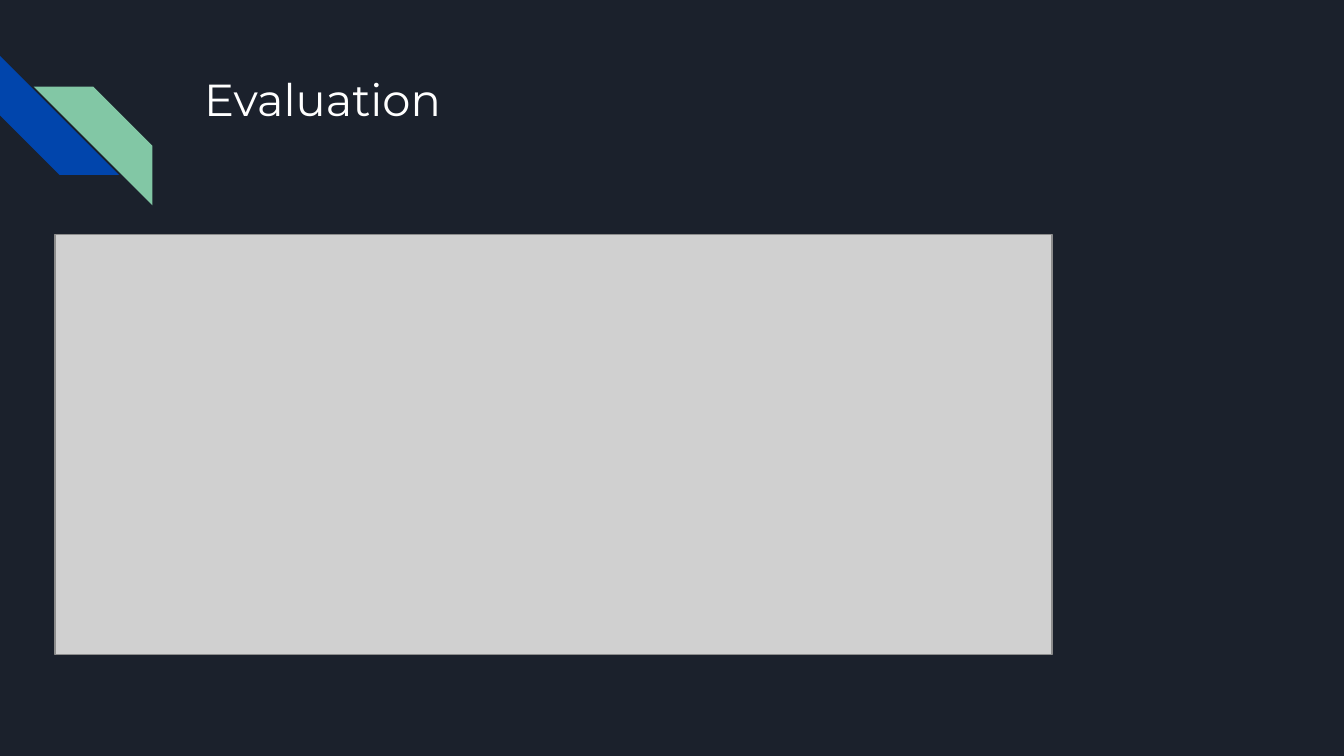
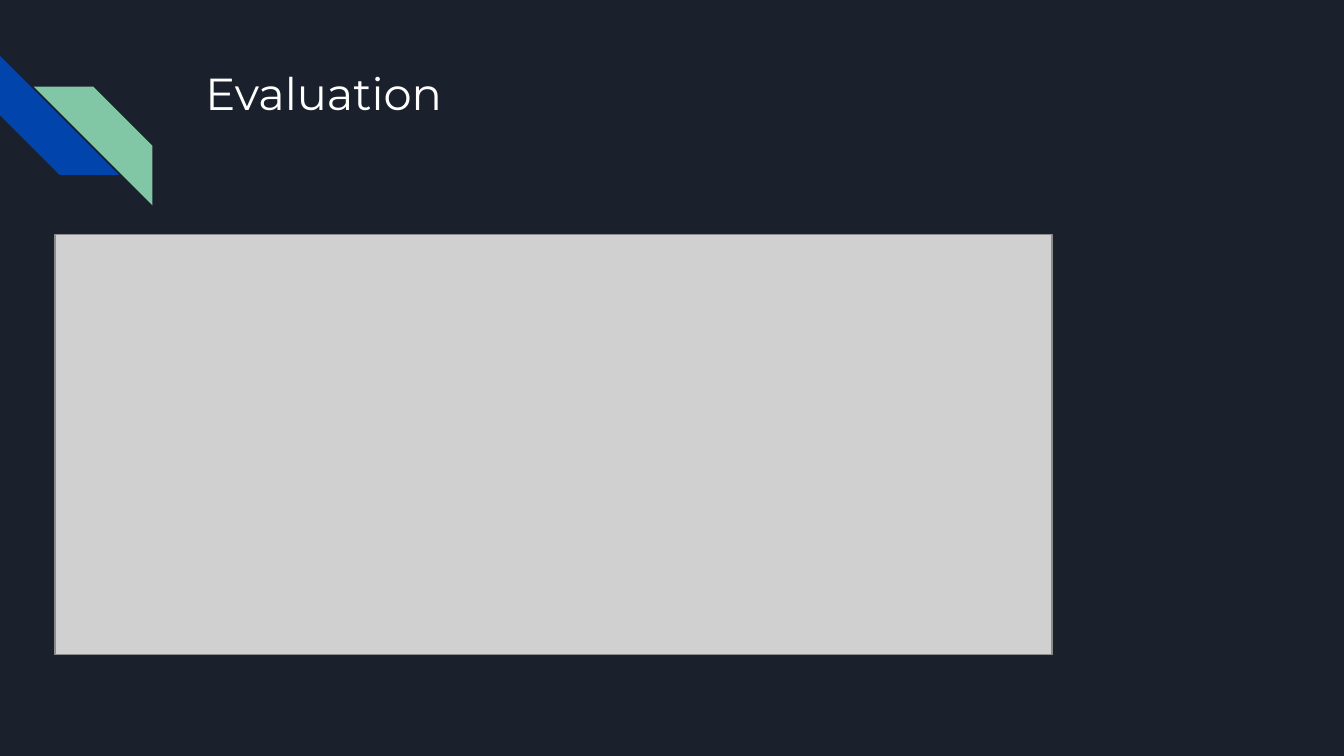
Before and after one commit to PavelKuropatin/parking-space-reservation-chatbot, a slide deck: slide 9 of presentation.pptx (slide 5 before the commit). Drawn at 1344x756 pixels with LibreOffice and Linux fonts; fonts in the diff are those of the drawing; grey boxes stand for pictures. Boxes give left, top, right and bottom in pixels: in the first picture for what was removed or moved away, otherwise in the second. Text is boxed around its words. In the diff, an @@ line names an element or a change of style, - is before the commit and + after.

```diff
--- a/presentation.pptx
+++ b/presentation.pptx
@@ title "Evaluation": place and size @@
-title "Evaluation" at [204, 82, 441, 117]
+title "Evaluation" at [205, 76, 442, 111]
```
Also in this commit, not shown: 3 other slides changed, 4 slides added, 19 other files.
